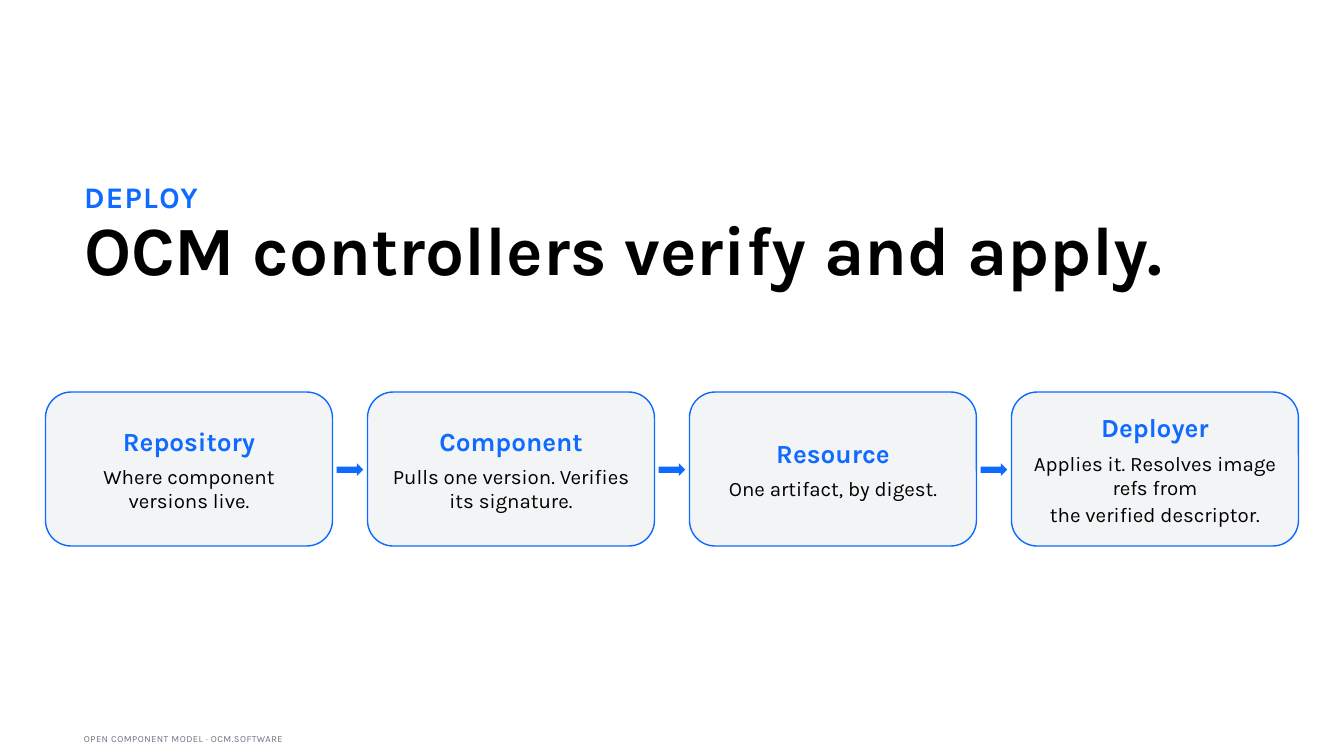
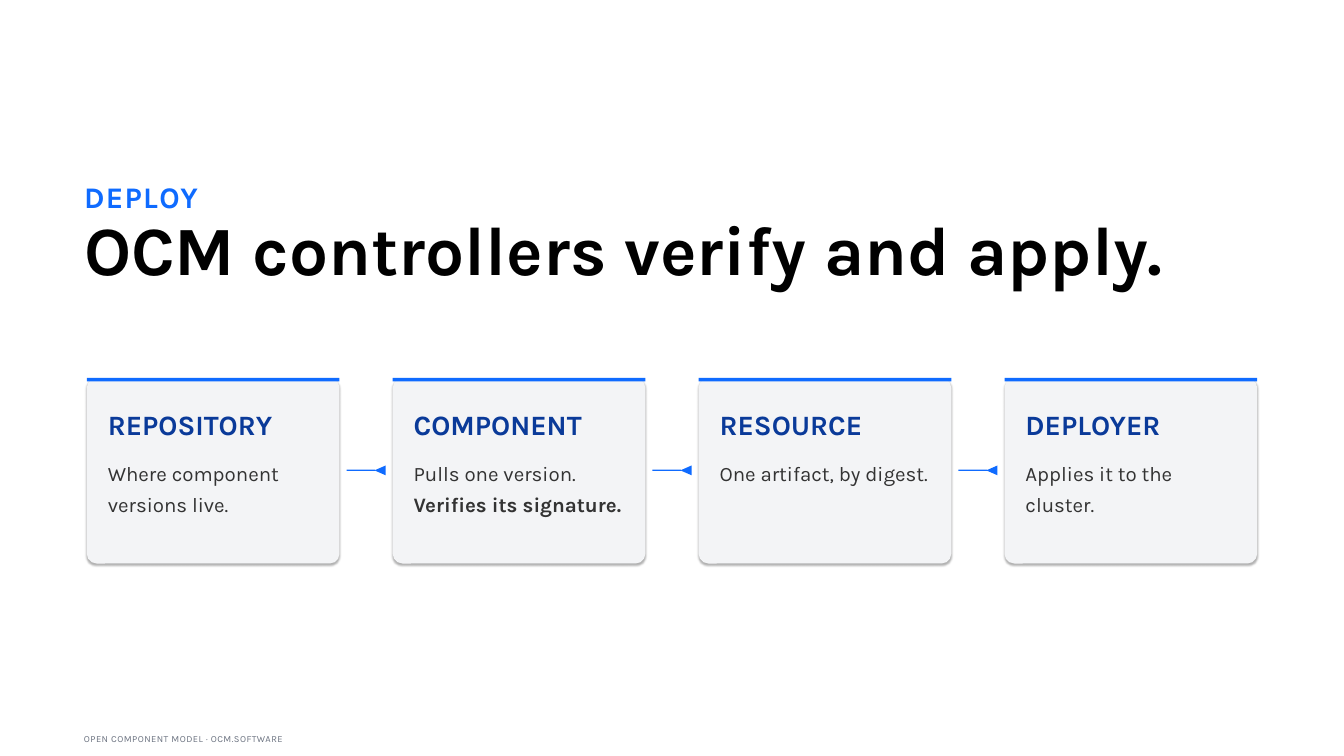
Before and after one commit to morri-son/open-component-model, a slide deck: slide 11 of docs/community/marketing/decks/architect-phase2a/OCM-Story-Architect-External.pptx. Drawn at 1344x756 pixels with LibreOffice and Linux fonts; fonts in the diff are those of the drawing. Boxes give left, top, right and bottom in pixels: in the first picture for what was removed or moved away, otherwise in the second. Text is boxed around its words. In the diff, an @@ line names an element or a change of style, - is before the commit and + after.

```diff
--- a/docs/community/marketing/decks/architect-phase2a/OCM-Story-Architect-External.pptx
+++ b/docs/community/marketing/decks/architect-phase2a/OCM-Story-Architect-External.pptx
@@ rounded rectangle added at (x1=87, y1=378, x2=339, y2=563), fill #F3F4F6 @@
@@ rectangle added at (x1=87, y1=378, x2=339, y2=381), fill #0F6BFF @@
@@ rounded rectangle added at (x1=392, y1=378, x2=645, y2=563), fill #F3F4F6 @@
@@ rectangle added at (x1=392, y1=378, x2=645, y2=381), fill #0F6BFF @@
@@ rounded rectangle added at (x1=699, y1=378, x2=952, y2=563), fill #F3F4F6 @@
@@ rectangle added at (x1=699, y1=378, x2=952, y2=381), fill #0F6BFF @@
@@ rounded rectangle added at (x1=1005, y1=378, x2=1257, y2=563), fill #F3F4F6 @@
@@ rectangle added at (x1=1005, y1=378, x2=1257, y2=381), fill #0F6BFF @@
@@ text added at (x1=108, y1=416, x2=272, y2=436), 30 pt, text #0A3A99, bold @@
+REPOSITORY
@@ text added at (x1=414, y1=416, x2=582, y2=436), 30 pt, text #0A3A99, bold @@
+COMPONENT
@@ text added at (x1=720, y1=416, x2=863, y2=436), 30 pt, text #0A3A99, bold @@
+RESOURCE
@@ rounded rectangle removed at (x1=1011, y1=392, x2=1298, y2=546) @@
-Deployer
-Applies it. Resolves image refs from
-the verified descriptor.
@@ text added at (x1=1025, y1=416, x2=1160, y2=436), 30 pt, text #0A3A99, bold @@
+DEPLOYER
@@ text at (x1=123, y1=432, x2=255, y2=457): paragraph removed @@
-Repository
@@ text at (x1=776, y1=446, x2=889, y2=464): paragraph removed @@
-Resource
@@ text "Where component versions live." at (x1=108, y1=467, x2=279, y2=513): text colour #000000 to #333333; alignment centre to left; line spacing 1 to 1.25; less space between paragraphs; vertical alignment middle to top; fill #F3F4F6 to none; outline #0F6BFF 1.5 pt to none @@
@@ text "Where component versions live." moved from (x1=46, y1=392, x2=333, y2=546) to (x1=108, y1=467, x2=279, y2=513) @@
@@ right arrow removed at (x1=337, y1=464, x2=364, y2=476) @@
@@ rectangle added at (x1=347, y1=470, x2=376, y2=471), fill #0F6BFF @@
@@ freeform shape added at (x1=374, y1=466, x2=386, y2=476), fill #0F6BFF @@
@@ text at (x1=414, y1=467, x2=621, y2=517): text changed; text colour #000000 to #333333; bold on @@
-Component
-Pulls one version. Verifies its signature.
+Pulls one version.
+Verifies its signature.
@@ text "Pulls one version." moved from (x1=368, y1=392, x2=655, y2=546) to (x1=414, y1=467, x2=621, y2=517) @@
@@ text "Pulls one version." at (x1=414, y1=467, x2=621, y2=517): vertical alignment middle to top; fill #F3F4F6 to none; outline #0F6BFF 1.5 pt to none @@
@@ rectangle added at (x1=653, y1=470, x2=681, y2=471), fill #0F6BFF @@
@@ right arrow removed at (x1=659, y1=464, x2=685, y2=476) @@
@@ freeform shape added at (x1=680, y1=466, x2=691, y2=476), fill #0F6BFF @@
@@ text "One artifact, by digest." moved from (x1=689, y1=392, x2=976, y2=546) to (x1=720, y1=467, x2=927, y2=486) @@
@@ text "One artifact, by digest." at (x1=720, y1=467, x2=927, y2=486): text colour #000000 to #333333; alignment centre to left; line spacing 1 to 1.25; less space between paragraphs; vertical alignment middle to top; fill #F3F4F6 to none; outline #0F6BFF 1.5 pt to none @@
@@ rectangle added at (x1=958, y1=470, x2=987, y2=471), fill #0F6BFF @@
@@ right arrow removed at (x1=980, y1=464, x2=1007, y2=476) @@
@@ freeform shape added at (x1=986, y1=466, x2=998, y2=476), fill #0F6BFF @@
@@ text added at (x1=1025, y1=467, x2=1173, y2=513), 22 pt, text #333333 @@
+Applies it to the cluster.
```
Also in this commit, not shown: 12 other slides changed, 17 other files.
